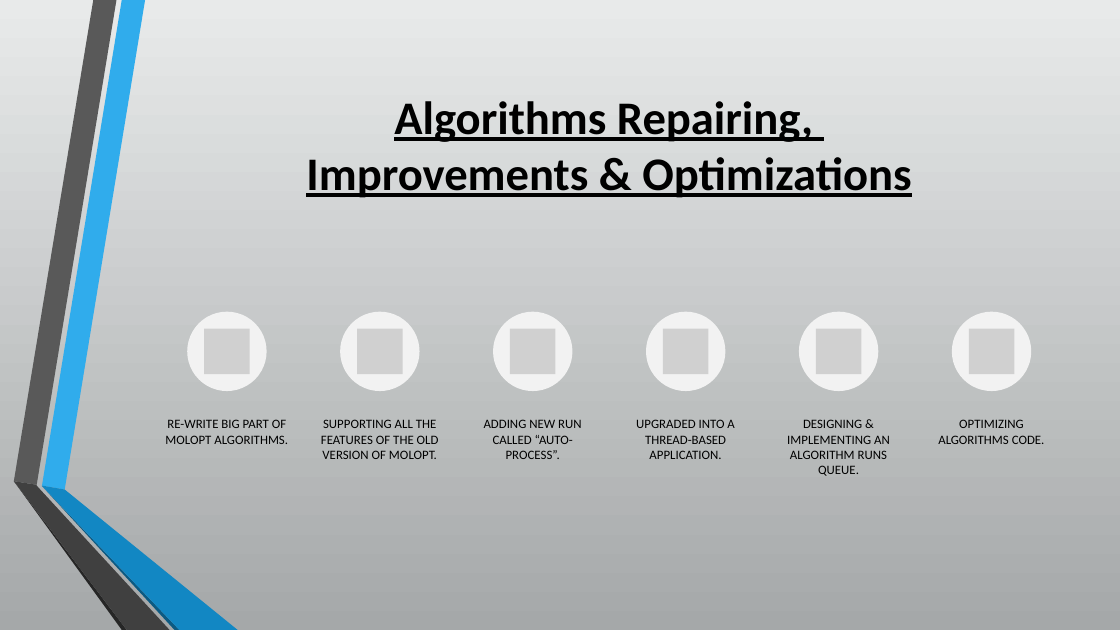
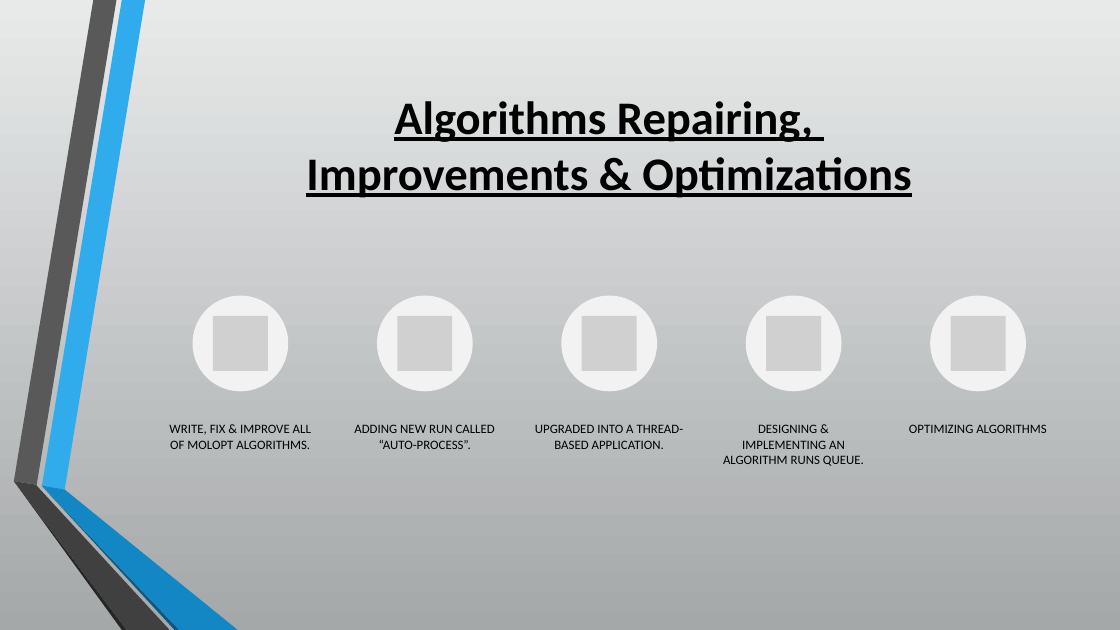
Before and after one commit to csbarak/MolOpt_Students_2023, a slide deck: slide 10 of Documents/Molopt - Full Project Presentation.pptx. Drawn at 1120x630 pixels with LibreOffice and Linux fonts; fonts in the diff are those of the drawing; grey boxes stand for pictures. Boxes give left, top, right and bottom in pixels: in the first picture for what was removed or moved away, otherwise in the second. Text is boxed around its words. In the diff, an @@ line names an element or a change of style, - is before the commit and + after.

```diff
--- a/Documents/Molopt - Full Project Presentation.pptx
+++ b/Documents/Molopt - Full Project Presentation.pptx
@@ ellipse resized from (x1=187, y1=312, x2=267, y2=392) to (x1=192, y1=296, x2=288, y2=392) @@
@@ ellipse resized from (x1=340, y1=312, x2=420, y2=392) to (x1=377, y1=296, x2=473, y2=392) @@
@@ ellipse resized from (x1=493, y1=312, x2=573, y2=392) to (x1=561, y1=296, x2=657, y2=392) @@
@@ ellipse resized from (x1=799, y1=312, x2=879, y2=392) to (x1=746, y1=296, x2=842, y2=392) @@
@@ ellipse resized from (x1=952, y1=312, x2=1032, y2=392) to (x1=930, y1=296, x2=1026, y2=392) @@
@@ picture resized from (x1=510, y1=329, x2=555, y2=374) to (x1=582, y1=316, x2=637, y2=371) @@
@@ group added at (x1=213, y1=316, x2=1006, y2=371): 4 pictures @@
@@ group removed at (x1=204, y1=312, x2=1014, y2=459): 5 pictures, 1 text, 1 ellipse @@
-SUPPORTING ALL THE FEATURES OF THE OLD VERSION OF MOLOPT.
@@ text at (x1=169, y1=424, x2=311, y2=449): text changed @@
-RE-WRITE BIG PART OF MOLOPT ALGORITHMS.
+WRITE, FIX & IMPROVE ALL OF MOLOPT ALGORITHMS.
@@ text "ADDING NEW RUN CALLED “AUTO-PROCESS”." rewrapped from (x1=484, y1=419, x2=582, y2=459) to (x1=354, y1=424, x2=495, y2=449) @@
@@ text "UPGRADED INTO A THREAD-BASED APPLICATION." rewrapped from (x1=636, y1=419, x2=734, y2=459) to (x1=535, y1=424, x2=684, y2=449) @@
@@ text "DESIGNING & IMPLEMENTING AN ALGORITHM ..." rewrapped from (x1=787, y1=419, x2=890, y2=476) to (x1=723, y1=424, x2=864, y2=466) @@
@@ text at (x1=909, y1=424, x2=1047, y2=433): text changed @@
-OPTIMIZING ALGORITHMS CODE.
+OPTIMIZING ALGORITHMS
```
Also in this commit, not shown: 5 other slides changed, 1 slide added, 1 slide removed.
